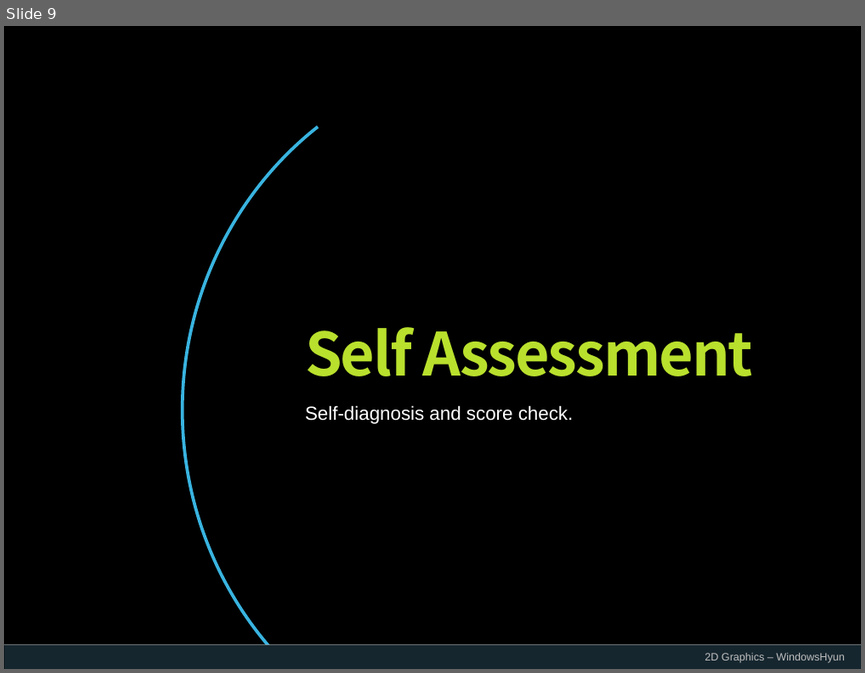
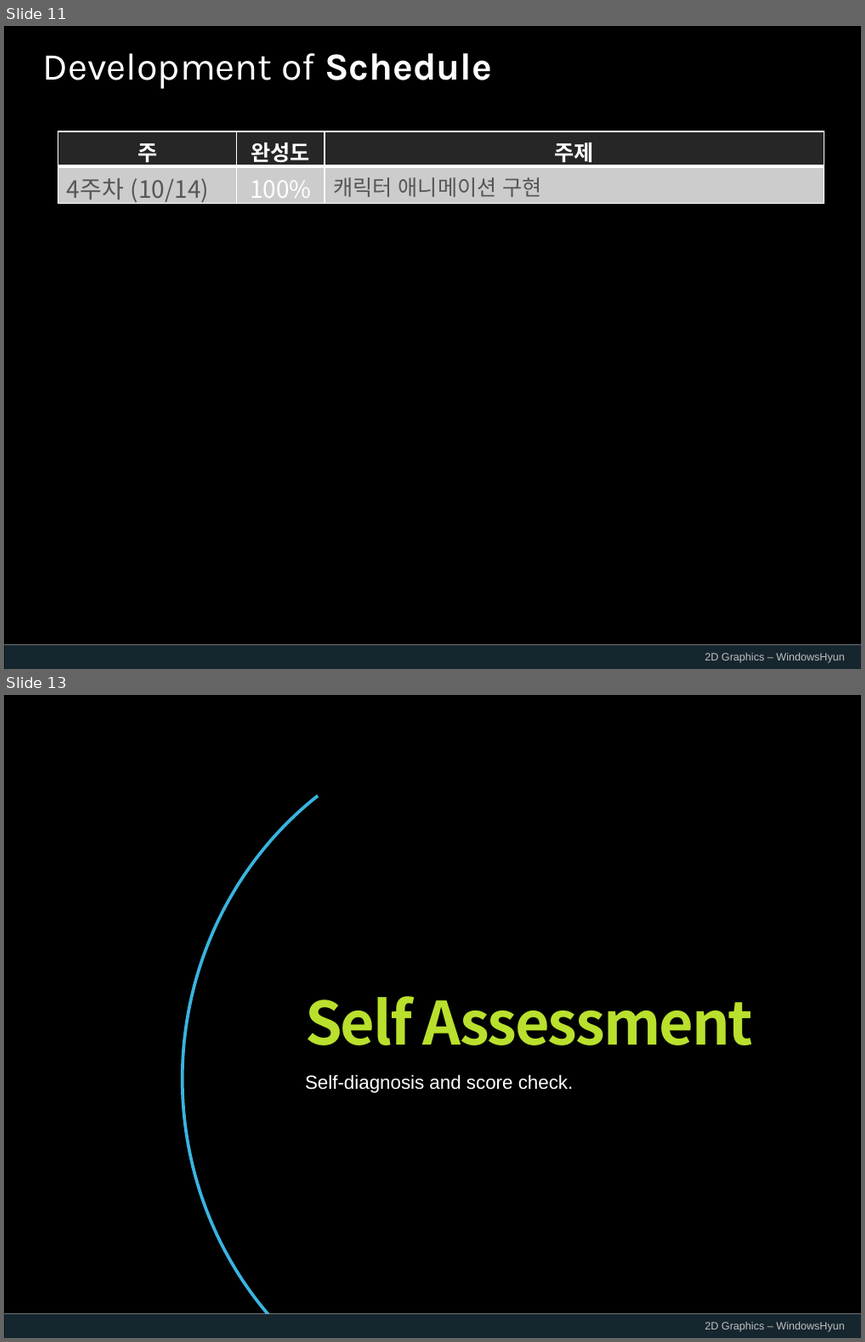
Before and after one commit to WindowsHyun/2DGraphics, a slide deck: ProjectPPT/KwonChangHyun_2차발표_준비중.pptx. Shown one above the other, each under a label of ours: slide 9 before the commit, slides 11 and 13 after it; the slides between them are not shown. The pictures are 865x673 and 865x1342 pixels, drawn with LibreOffice and Linux fonts; fonts in the diff are those of the drawing; background and template pictures are left out. Boxes give left, top, right and bottom in pixels: in the first picture for what was removed or moved away, otherwise in the second. Text is boxed around its words. In the diff, an @@ line names an element or a change of style, - is before the commit and + after.

```diff
--- a/ProjectPPT/KwonChangHyun_2차발표_준비중.pptx
+++ b/ProjectPPT/KwonChangHyun_2차발표_준비중.pptx
@@ slide 11 added at bbox=[4, 26, 861, 669], background picture (left out); not listed: 3 template elements that a slide beside it also shows @@
@@ text added at bbox=[43, 53, 492, 89], 32 pt, text #FFFFFF @@
+Development of Schedule
@@ table added at bbox=[58, 131, 823, 208], 2 rows, 3 columns @@
+주 | 완성도 | 주제
+4주차 (10/14) | 100% | 캐릭터 애니메이션 구현
@@ what was slide 9 is now slide 13 @@
```
Also in this commit, not shown: 3 slides changed, 5 other slides added, 2 slides removed, 2 other files.
